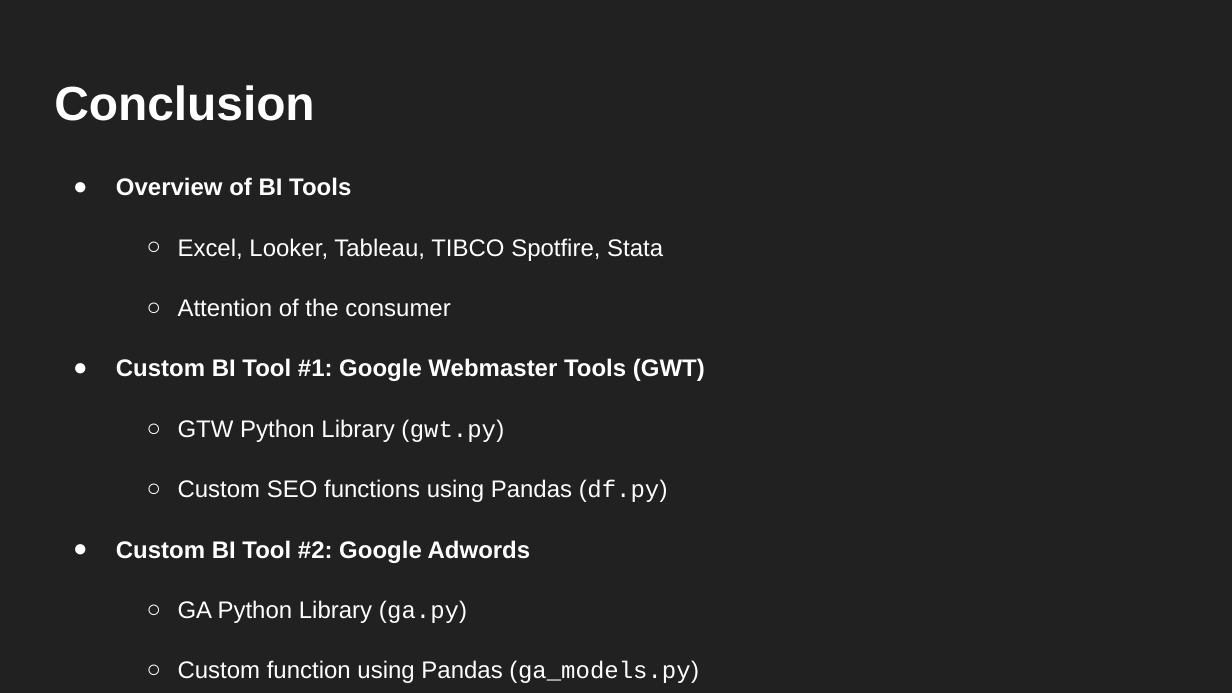
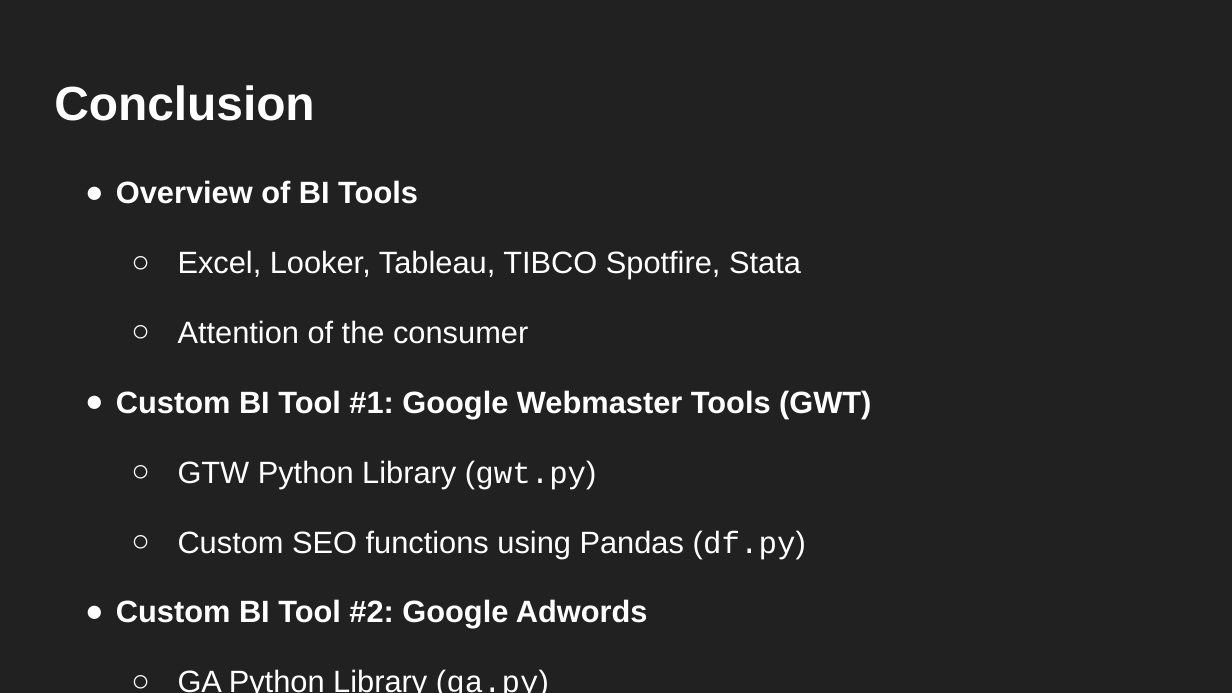
Before and after one commit to paiva/confoo-2017, a slide deck: slide 27 of Introduction to Data Analysis and Business Intelligence.pptx (slide 25 before the commit). Drawn at 1232x693 pixels with LibreOffice and Linux fonts; fonts in the diff are those of the drawing. Boxes give left, top, right and bottom in pixels: in the first picture for what was removed or moved away, otherwise in the second. Text is boxed around its words. In the diff, an @@ line names an element or a change of style, - is before the commit and + after.

```diff
--- a/Introduction to Data Analysis and Business Intelligence.pptx
+++ b/Introduction to Data Analysis and Business Intelligence.pptx
@@ text "Overview of BI Tools" at box(116, 180, 871, 693): size 14 to 18 pt; indent changed @@
```
Also in this commit, not shown: 1 other slide changed, 2 slides added, 1 other file.
